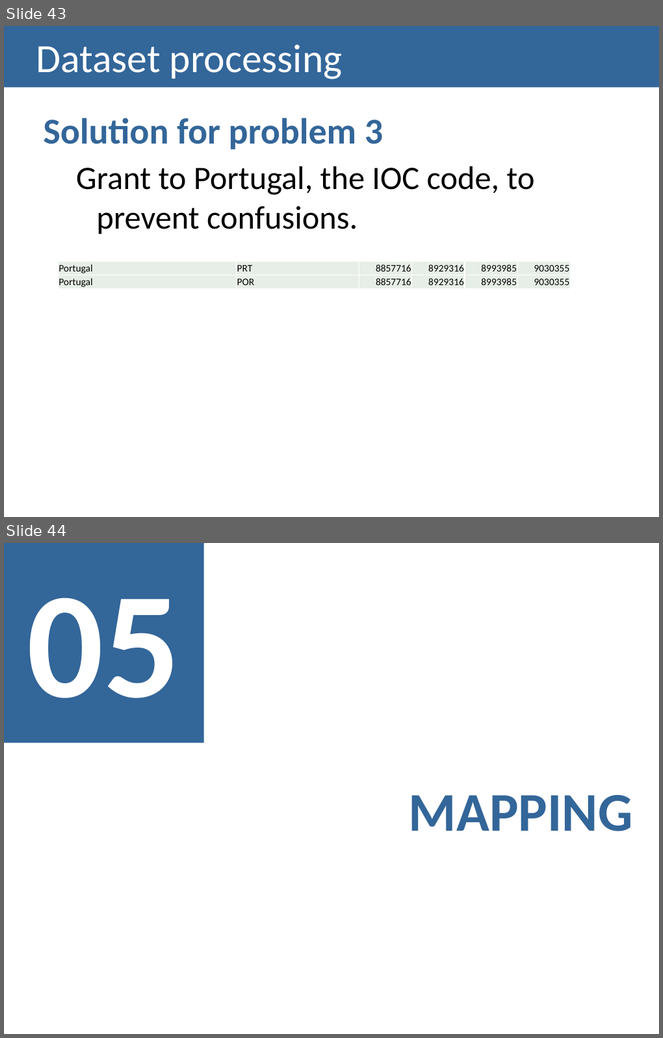
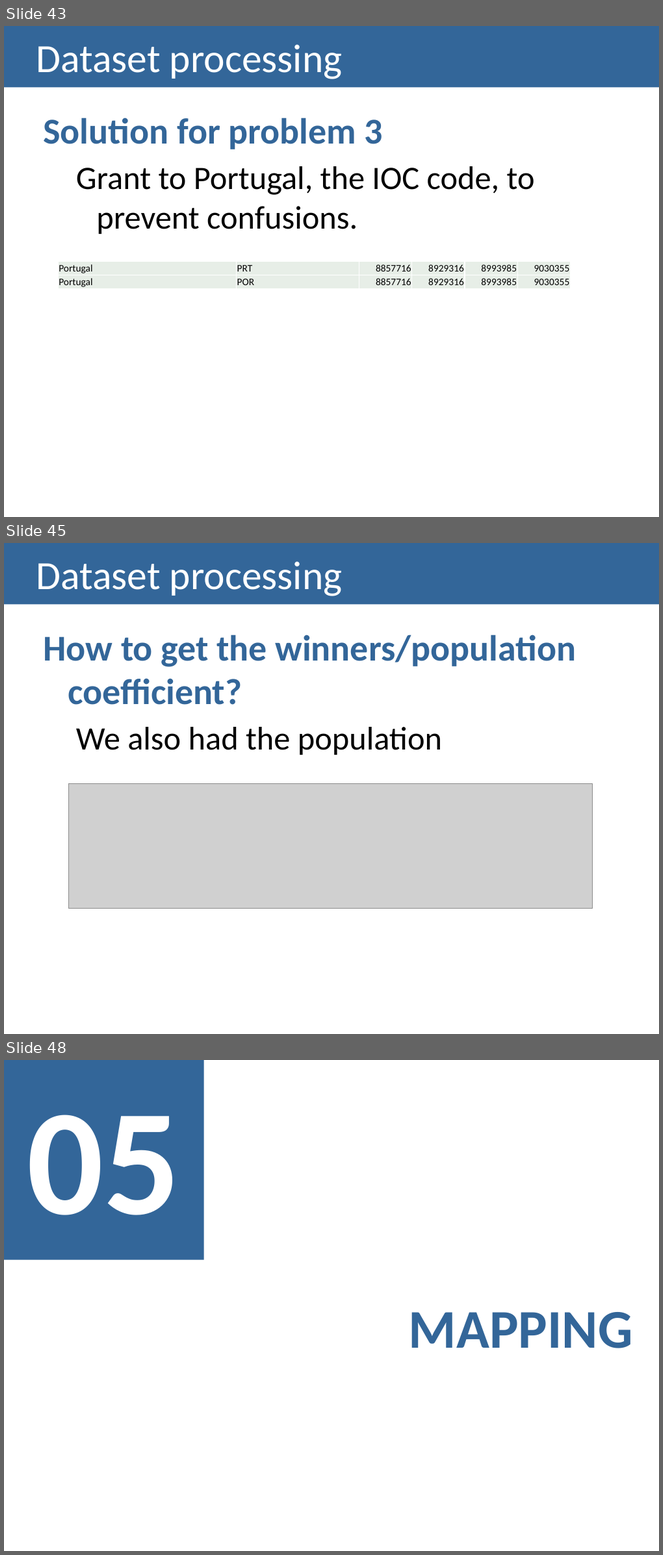
Before and after one commit to carboned4/V_I_2015_1, a slide deck: checkpoint2/G01A - Checkpoint2 Presentation.pptx. Shown one above the other, each under a label of ours: slides 43 and 44 before the commit, slides 43, 45 and 48 after it; the slides between them are not shown. The pictures are 663x1038 and 663x1555 pixels, drawn with LibreOffice and Linux fonts; fonts in the diff are those of the drawing; grey boxes stand for pictures. Boxes give left, top, right and bottom in pixels: in the first picture for what was removed or moved away, otherwise in the second. Text is boxed around its words. In the diff, an @@ line names an element or a change of style, - is before the commit and + after.

```diff
--- a/checkpoint2/G01A - Checkpoint2 Presentation.pptx
+++ b/checkpoint2/G01A - Checkpoint2 Presentation.pptx
@@ slide 45 added at (4,543,659,1034), background #FFFFFF @@
@@ title added at (4,543,659,605), fill #336699, 44 pt, text #FFFFFF @@
+Dataset processing
@@ text added at (43,635,577,755), 40 pt, text #336699, bold @@
+How to get the winners/population coefficient?
+  We also had the population
@@ picture added at (68,783,592,908) @@
@@ what was slide 44 is now slide 48 @@
```
Also in this commit, not shown: 3 other slides added, 1 other file.
